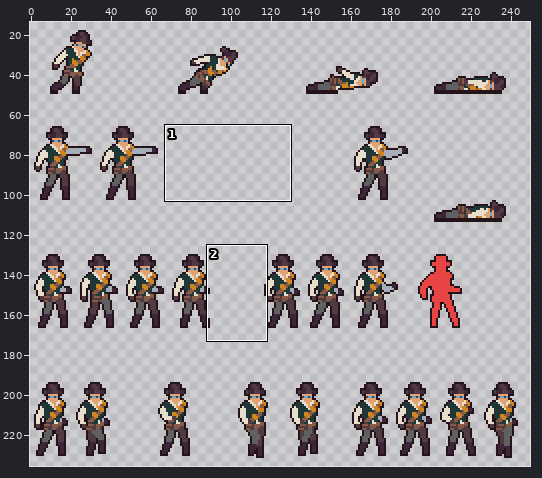
One commit to this sprite sheet: images/player-sheet0.png. The first picture is a wide view before the edit; the outline marks the close-up.
Close-up. Old version:
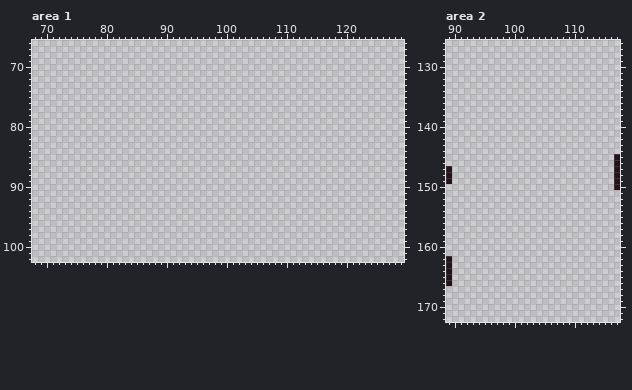
The file is 256x256 pixels. Shown: area 1: x 68..129, y 66..102; area 2: x 89..117, y 126..172. The old version is drawn lined up with the new one. The wide view leaves out empty margins. The commit also changed other parts of the picture, which this record leaves out.
New version:
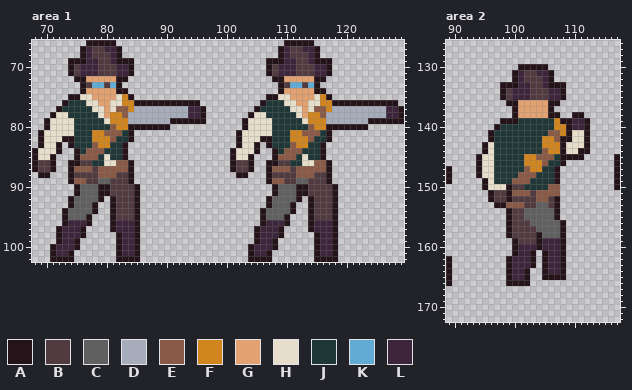
Palette (. is transparent): A #25131a  B #523b40  C #606060  D #a7acba  E #895a45  F #d1851e  G #e1a171  H #e6deca  J #1f3736  K #62abd4  L #3d253b
Change:
drawings rearranged on the sheet (the old picture shows each at its new place)
Changed rows in their new state; - is an unchanged pixel.
Area 1:
first column x 68:
 66 ---------AAAAA----------------------------AAAAA---------------
 67 --------ALBBLLA--------------------------ALBBLLA--------------
 68 --------ALBBBLA--------------------------ALBBBLA--------------
 69 ------AAALLBBLAAA----------------------AAALLBBLAAA------------
 70 ------ABLLLBBBLLA----------------------ABLLLBBBLLA------------
 71 ------ABLLLBBBLLA----------------------ABLLLBBBLLA------------
 72 -------AAGGGGGAA------------------------AAGGGGGAA-------------
 73 --------ABKKBKA--------------------------ABKKBKA--------------
 74 --------AGGGGGAA-------------------------AGGGGGAA-------------
 75 ------AAHHGGGGHFA----------------------AAHHGGGGHFA------------
 76 -----AJJJHHGGHHFFAAAAAAAAAAA----------AJJJHHGGHHFFAAAAAAAAAAA-
 77 ----AJJJJJHHGHEEFDDDDDDDDDLLA--------AJJJJJHHGHEEFDDDDDDDDDLLA
 78 ---AHHJJJJJHGFFEDDDDDDDDDDLLA-------AHHJJJJJHGFFEDDDDDDDDDDLLA
 79 --AHHHHJJJJJHFFFDDDDDDDAAAAAA------AHHHHJJJJJHFFFDDDDDDDAAAAAA
 80 --AHHHHJJJJJJEFFAAAAAAA------------AHHHHJJJJJJEFFAAAAAAA------
 81 -AHHHHHJJJFFEEEJA-----------------AHHHHHJJJFFEEEJA------------
 82 -AHHHAAJJJFFFEJJA-----------------AHHHAAJJJFFFEJJA------------
 83 -AHHA-AJJJEFFJJA------------------AHHA-AJJJEFFJJA-------------
 84 AHHHA--AJEEEJJJA-----------------AHHHA--AJEEEJJJA-------------
 85 AHHA---AEEEJHJJA-----------------AHHA---AEEEJHJJA-------------
 86 ABBA--AABBJJHHEEA----------------ABBA--AABBJJHHEEA------------
 87 ABBA--AEEEBEEEEEA----------------ABBA--AEEEBEEEEEA------------
 88 -AA---ABBBBEEEBBA-----------------AA---ABBBBEEEBBA------------
 89 ------AEEBBCCBBBA----------------------AEEBBCCBBBA------------
 90 -------ACCCAABBBBA----------------------ACCCAABBBBA-----------
 91 -------ACCCAABBBBA----------------------ACCCAABBBBA-----------
 92 ------ACCCCA-ABBBA---------------------ACCCCA-ABBBA-----------
 93 ------ACCCA--ABBBA---------------------ACCCA--ABBBA-----------
 94 -----ACCCCA--ABBBA--------------------ACCCCA--ABBBA-----------
 95 -----ACCCA---ABBBA--------------------ACCCA---ABBBA-----------
 96 -----ALLLA---ALLLA--------------------ALLLA---ALLLA-----------
 97 ----ALLLA----ALLLA-------------------ALLLA----ALLLA-----------
 98 ----ALLLA-----ALLA-------------------ALLLA-----ALLA-----------
 99 ----ALLA------ALLA-------------------ALLA------ALLA-----------
100 ---ALLLA------ALLA------------------ALLLA------ALLA-----------
101 ---ALLA-------ALLA------------------ALLA-------ALLA-----------
102 ---AAAA-------AAAA------------------AAAA-------AAAA-----------
Area 2:
first column x 94:
130 -------AAAAA-------
131 ------ALBBLLA------
132 ------ALBBBLA------
133 ----AAALLBBLAAA----
134 ----ABLLLBBBLLA----
135 ----ABLLLBBBLLA----
136 -----AAGGGGGAA-----
137 ------AGGGGGA------
138 ------AGGGGGAA--AA-
139 ----AAAJJJJJJFAALLA
140 ---AJJJJJJJJJFFALLA
141 --AJJJJJJJJJEEFAHHA
142 --AJJJJJJJJFFEAAHHA
143 -AHJJJJJJJJFFFAHHHA
144 -AHJJJJJJJJEFFAHHAA
145 AHHJJJJJFFEEEJAAAA-
146 AHHJJJJJFFFEJJA----
147 AHHJJJJJEFFJJA-----
148 AHHJJJJEEEJJJA-----
149 -AHJJJEEEJJJJA-----
150 -AHHHABBJJJJEE-----
151 --ABBAEEEBEEEE-----
152 --ABBABBBBEEBA-----
153 ---AAEEEBBCCBA-----
154 -----ABBCCCCCA-----
155 -----ABBCCCCCA-----
156 -----ABBBCCCCCA----
157 -----ABBBBCCCCA----
158 -----ABBBBACCCA----
159 ------ABBBALLLA----
160 ------ALLLALLLA----
161 ------ALLA-ALLA----
162 -----ALLLA-ALLA----
163 -----ALLLA-ALLA----
164 -----ALLA--ALLA----
165 -----ALLA--AAAA----
166 -----AAAA----------
Boxes around the changes in both close-ups, in picture pixels (x1, y1, x2, y2):
added: (32, 40, 206, 262)
added: (230, 40, 404, 262)
added: (476, 64, 590, 286)
